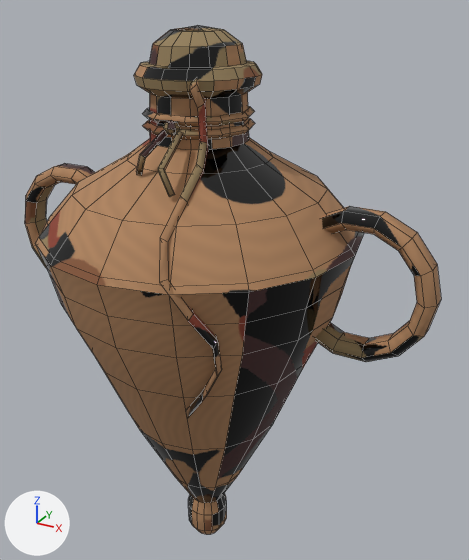
The Blender file Assets/Models/ArtBible/Items/Bronze/SealedAmphora/SealedAmphora.blend as it was, and as the next commit left it.
Camera for both pictures: a 50 mm camera at (0.346, -0.557, 0.646) aimed at (0.022, 0.033, 0.351). Every picture has the same lights, and +X, +Y and +Z are marked at lower left. The older version comes first. Mesh edges are drawn as thin lines.

In view in the first picture: 'SealedAmphora'.
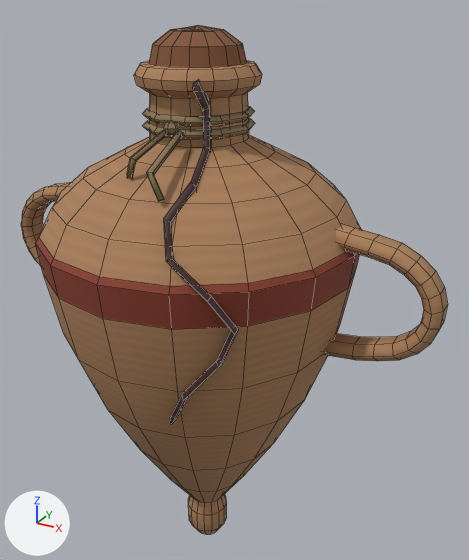
Where the change shows, as pixel boxes [x1, y1, x2, y2] in the pictures (469 x 560 px; the box of a moved part takes in the faces that stretch with it):
'SealedAmphora', reshaped
    before: [25, 25, 441, 535]
    after: [21, 25, 448, 535]
part 1 of me_sealedamphora, rebuilt (12% shorter)
    before: [315, 206, 441, 362]
    after: [323, 224, 448, 361]
part 2 of me_sealedamphora, rebuilt
    before: [25, 163, 95, 268]
    after: [21, 183, 70, 266]
part 3 of me_sealedamphora, rebuilt (19% wider)
    before: [159, 79, 222, 419]
    after: [163, 80, 238, 424]
part 4 of me_sealedamphora, moved or reshaped
    before: [36, 245, 355, 503]
    after: [35, 244, 360, 503]
part 5 of me_sealedamphora, moved or reshaped
    before: [39, 92, 359, 286]
    after: [39, 92, 360, 286]
part 6 of me_sealedamphora, surface changed
    both: [35, 25, 356, 533]

The change, as a diff of the scene's bpy script:
```diff
--- a/Assets/Models/ArtBible/Items/Bronze/SealedAmphora/SealedAmphora.blend.py
+++ b/Assets/Models/ArtBible/Items/Bronze/SealedAmphora/SealedAmphora.blend.py
@@ me_sealedamphora @@
 # used by ob_sealedamphora; location = (0.0, 0.0, 0.0)
-me_sealedamphora.from_pydata(...)  # 674 vertices, 678 faces; spans x -0.252..0.252, y -0.17..0.17, z 0.0..0.62
+me_sealedamphora.from_pydata(...)  # 734 vertices, 738 faces; spans x -0.258..0.258, y -0.17..0.17, z 0.0..0.62
+# me_sealedamphora part 1: the loose piece of 66 vertices spanning x 0.129..0.252, y -0.018..0.018, z 0.315..0.465 is rebuilt with 90 vertices and now spans x 0.133..0.258, y -0.018..0.018, z 0.309..0.449
+# me_sealedamphora part 2: the loose piece of 66 vertices spanning x -0.252..-0.129, y -0.018..0.018, z 0.315..0.465 is rebuilt with 90 vertices and now spans x -0.258..-0.133, y -0.018..0.018, z 0.309..0.449
+# me_sealedamphora part 3: the loose piece of 48 vertices spanning x 0.026..0.094, y -0.162..-0.033, z 0.267..0.58 is rebuilt with 44 vertices and now spans x 0.029..0.113, y -0.152..-0.032, z 0.273..0.579
+# me_sealedamphora part 4
+# 3 vertices in x 0.034..0.083, y 0.034..0.083, z 0.2 move by (0.001, 0.001, -0.027)
+# 3 vertices in x -0.083..-0.034, y 0.034..0.083, z 0.2 move by (-0.001, 0.001, -0.027)
+# 3 vertices in x -0.083..-0.034, y -0.083..-0.034, z 0.2 move by (-0.001, -0.001, -0.027)
+# 3 vertices in x 0.034..0.083, y -0.083..-0.034, z 0.2 move by (0.001, -0.001, -0.027)
+# 3 vertices in x 0.048..0.116, y 0.048..0.116, z 0.29 move by (0.001, 0.001, -0.046)
+# 3 vertices in x -0.116..-0.048, y 0.048..0.116, z 0.29 move by (-0.001, 0.001, -0.046)
+# 62 vertices move from x -0.16..0.16, y -0.16..0.16, z 0.11..0.386 to x -0.166..0.166, y -0.166..0.166, z 0.109..0.386
+# me_sealedamphora part 5
+# 22 vertices are removed from x -0.074..0.074, y -0.105..0.074, z 0.485..0.533
+# 42 faces are deleted
+# 16 vertices in x -0.05..0.05, y -0.05..0.05, z 0.514 move by (0.0, 0.0, 0.002)
+# 6 vertices in x -0.019..-0.006, y -0.085..-0.08, z 0.494..0.514 move by (0.0, -0.014, 0.0)
+# 4 vertices in x 0.02..0.035, y -0.102..-0.1, z 0.484..0.509 move by (0.0, -0.016, 0.0)
+# 18 vertices move from x -0.13..0.13, y -0.13..0.13, z 0.466..0.514 to x -0.15..0.15, y -0.15..0.15, z 0.455..0.514
+# 38 vertices are added at x -0.118..0.118, y -0.122..0.118, z 0.482..0.533
+# 58 new faces join them
+# me_sealedamphora part 6: 461 kept faces spanning x -0.17..0.17, y -0.17..0.17, z 0.0..0.62 get new texture (UV) coordinates
 me_sealedamphora.materials.append(mat_sealedamphora)
```
